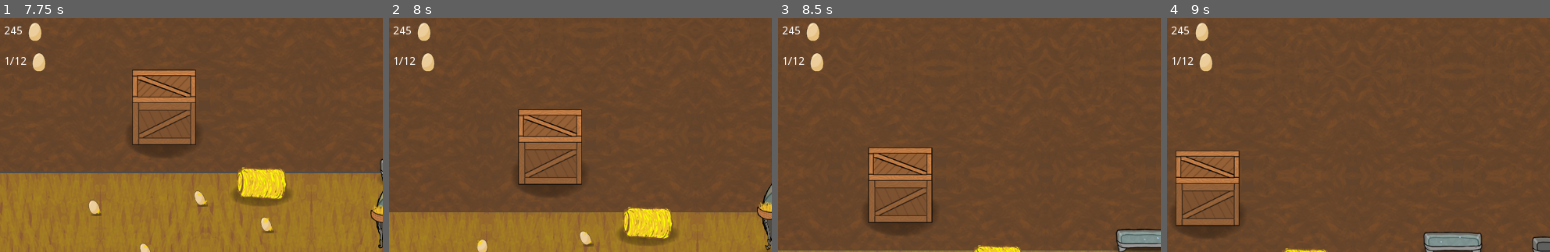
Above: before the commit, frames 1-4 (left to right).
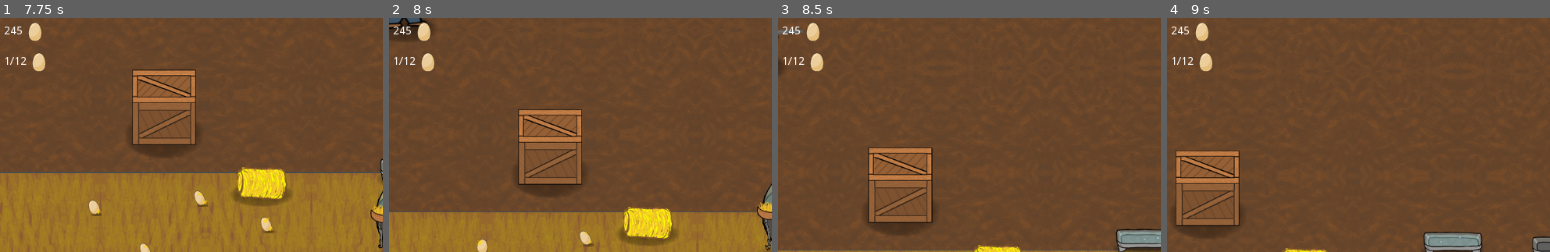
Above: after the commit, the same moments.

Repository: CiaranWoodward/LD46
Game: Godot game, scene res://Menu/DesignMenu.tscn
Two runs of this game, one before a commit and one after it. Both use one fixed random seed, a clock stepped at 60 frames per second and the inputs below. The engine's default icon, where the game draws it, is replaced by a stand-in: a white triangle on a blue panel in a dark square.
Inputs (mouse positions are % of the whole screen's width and height, from its top left):
- Up to frame 1 (7.75 s): click "Into Battle!" at 0.5 s; click "Thanks!" at 1.25 s; click (20, 16) at 2.02 s; tap Enter (ui_accept) at 2.75, 3.02, 3.5, 3.77, 4.25, 5, 5.27, 5.75, 6.02, 6.5, 6.77 s; move the mouse to (69, 50) at 2.77 s; hold W (player_up) 2.78-4.28 s; click (69, 50) at 2.85 s; move the mouse to (83, 65) at 3.52 s; right-click (83, 65) at 3.6 s; move the mouse to (21, 35) at 4.27 s; hold A (player_left) 4.28-5.78 s; click (21, 35) at 4.35 s; move the mouse to (57, 50) at 5.02 s; right-click (57, 50) at 5.1 s; click (57, 50) at 5.17 s; move the mouse to (37, 25) at 5.77 s; hold S (player_down) 5.78-6.53 s; click (37, 25) at 5.85 s; move the mouse to (75, 45) at 6.52 s; hold Right (player_right) 6.53-7.28 s; right-click (75, 45) at 6.6 s; move the mouse to (31, 55) at 7.27 s; hold W (player_up) from 7.28 s (still down); click (31, 55) at 7.35 s
- Up to frame 2 (8 s): keep holding W (player_up)
- Up to frame 3 (8.5 s): move the mouse to (63, 28) at 8.02 s; release W (player_up) at 8.03 s; hold Right (player_right) from 8.03 s (still down); right-click (63, 28) at 8.1 s; tap Enter (ui_accept) at 8.27 s
- Up to frame 4 (9 s): keep holding Right (player_right); move the mouse to (47, 70) at 8.77 s; click (47, 70) at 8.85 s
The pictures show only the part of the screen within x 0-50%, y 0-50%; the shares and areas given below are measured in that part.

Frame 1 is identical in both runs. In frame 2, 0.7% of the frame differs, in the area x 0-12%, y 0-10%; in frame 3, 0.1%; in frame 4, nothing differs.

Commit message:
Tweak farmer resource

Diff:
--- a/Enemies/Farmer.tscn
+++ b/Enemies/Farmer.tscn
@@ -1,11 +1,12 @@
-[gd_scene load_steps=10 format=2]
+[gd_scene load_steps=12 format=2]
 
 [ext_resource path="res://Enemies/Graphics/Farmer/Dead_@0.5x.png" type="Texture" id=1]
 [ext_resource path="res://Enemies/Graphics/Farmer/Front_@0.5x.png" type="Texture" id=2]
 [ext_resource path="res://Enemies/Graphics/Farmer/Back_@0.5x.png" type="Texture" id=3]
 [ext_resource path="res://Enemies/Graphics/Blood.png" type="Texture" id=4]
-
-[sub_resource type="Animation" id=4]
+[ext_resource path="res://Scenery/Graphics/Shadow_@0.5x.png" type="Texture" id=5]
+
+[sub_resource type="Animation" id=1]
 resource_name = "Death"
 tracks/0/type = "value"
 tracks/0/path = NodePath("Farmer:rotation_degrees")
@@ -128,8 +129,7 @@
 "values": [ true ]
 }
 
-[sub_resource type="Animation" id=1]
-resource_name = "Idle"
+[sub_resource type="Animation" id=2]
 length = 0.1
 tracks/0/type = "value"
 tracks/0/path = NodePath("Farmer/Front_05x:rotation_degrees")
@@ -168,8 +168,7 @@
 "values": [ false ]
 }
 
-[sub_resource type="Animation" id=2]
-resource_name = "Walk"
+[sub_resource type="Animation" id=3]
 length = 0.4
 loop = true
 tracks/0/type = "value"
@@ -209,8 +208,7 @@
 "values": [ false ]
 }
 
-[sub_resource type="Animation" id=3]
-resource_name = "Wobble"
+[sub_resource type="Animation" id=4]
 length = 0.3
 loop = true
 tracks/0/type = "value"
@@ -230,33 +228,40 @@
 offsets = PoolRealArray( 0, 0.324138, 1 )
 colors = PoolColorArray( 0.462745, 0, 0, 1, 0.462745, 0, 0, 0.789247, 0.462745, 0, 0, 0 )
 
+[sub_resource type="CapsuleShape2D" id=6]
+radius = 14.562
+height = 58.3025
+
 [node name="Farmer" type="RigidBody2D"]
+collision_layer = 4
+collision_mask = 87
+mode = 3
 
 [node name="Dead_05x" type="Sprite" parent="."]
-position = Vector2( 0, -3 )
-rotation = 1.5708
-scale = Vector2( 0.72, 1 )
+visible = false
+modulate = Color( 1, 1, 1, 0 )
+scale = Vector2( 1.5, 1.5 )
 texture = ExtResource( 1 )
 offset = Vector2( -9.58101, -33.9429 )
 
 [node name="AnimationPlayer" type="AnimationPlayer" parent="."]
-anims/Death = SubResource( 4 )
-anims/Idle = SubResource( 1 )
-anims/Walk = SubResource( 2 )
-anims/Wobble = SubResource( 3 )
+anims/Death = SubResource( 1 )
+anims/Idle = SubResource( 2 )
+anims/Walk = SubResource( 3 )
+anims/Wobble = SubResource( 4 )
 
 [node name="Farmer" type="Node2D" parent="."]
-modulate = Color( 1, 1, 1, 0 )
-position = Vector2( 0, -3 )
-rotation = 1.5708
-scale = Vector2( 0.72, 1 )
+position = Vector2( 0, -4.79764 )
+rotation = -0.00750461
 
 [node name="Back_05x" type="Sprite" parent="Farmer"]
 position = Vector2( 7.00774, -28.3229 )
+scale = Vector2( 1.5, 1.5 )
 texture = ExtResource( 3 )
 
 [node name="Front_05x" type="Sprite" parent="Farmer"]
 position = Vector2( 7.00774, -30.0749 )
+scale = Vector2( 1.5, 1.5 )
 texture = ExtResource( 2 )
 
 [node name="CPUParticles2D" type="CPUParticles2D" parent="."]
@@ -285,3 +290,18 @@
 color_ramp = SubResource( 5 )
 hue_variation = 0.1
 hue_variation_random = 0.8
+
+[node name="Position2D" type="Position2D" parent="."]
+position = Vector2( 0, 30 )
+rotation = 1.5708
+
+[node name="CollisionShape2D" type="CollisionShape2D" parent="."]
+position = Vector2( -11.3445, -51.2605 )
+rotation = 1.5708
+shape = SubResource( 6 )
+
+[node name="Shadow_05x" type="Sprite" parent="."]
+position = Vector2( 0.226074, 30.108 )
+scale = Vector2( 1, 0.804405 )
+z_index = -4
+texture = ExtResource( 5 )
--- a/Level.tscn
+++ b/Level.tscn
@@ -22,6 +22,7 @@
 [ext_resource path="res://Scenery/Fence/FenceSide.tscn" type="PackedScene" id=20]
 [ext_resource path="res://Scenery/Barn/BarnDoorBack.tscn" type="PackedScene" id=21]
 [ext_resource path="res://Scenery/Destructable.gd" type="Script" id=22]
+[ext_resource path="res://Enemies/Farmer.tscn" type="PackedScene" id=23]
 
 [sub_resource type="RectangleShape2D" id=1]
 extents = Vector2( 32.524, 31.0884 )
@@ -91,7 +92,6 @@
 collision_layer = 2
 mode = 2
 script = ExtResource( 22 )
-health = 50.0
 
 [node name="Sprite2" type="Sprite" parent="YSort/RigidBody2D"]
 position = Vector2( -0.0614624, -26.7603 )
@@ -169,6 +169,9 @@
 [node name="EmptyTrough" parent="YSort" instance=ExtResource( 12 )]
 position = Vector2( 872.061, -75.083 )
 
+[node name="Farmer" parent="YSort" instance=ExtResource( 23 )]
+position = Vector2( 41.8269, -336.473 )
+
 [node name="CanvasLayer" type="CanvasLayer" parent="."]
 
 [node name="VBoxContainer" type="VBoxContainer" parent="CanvasLayer"]
Not shown: 1 places in Level.tscn that only renumber resources
